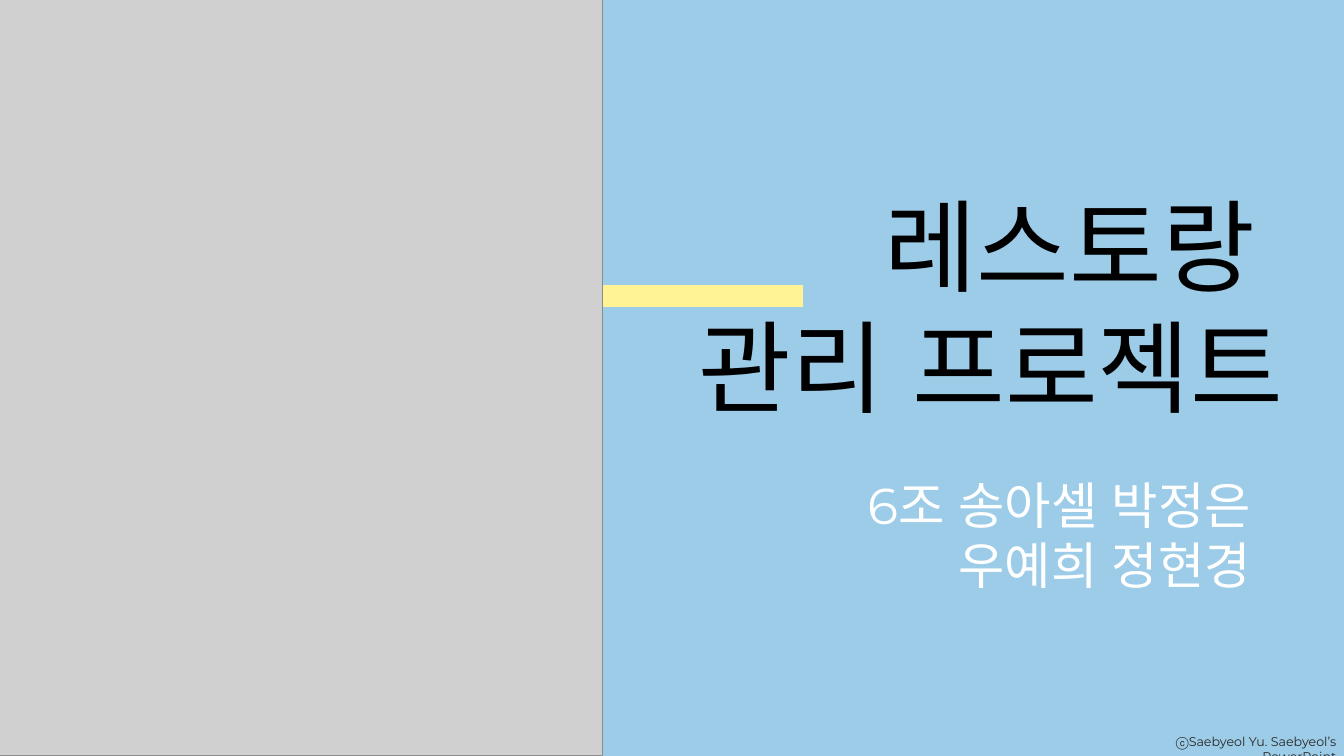
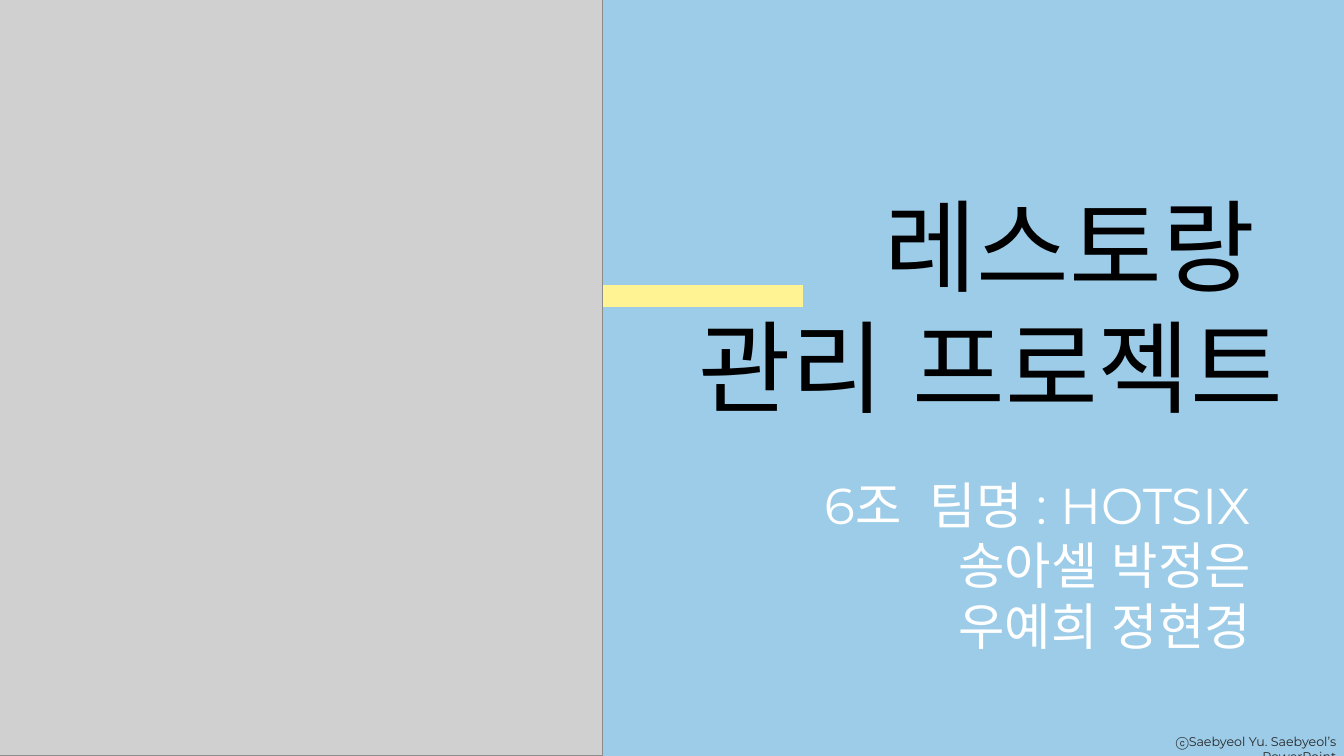
Before and after one commit to 63building/restaurant, a slide deck: slide 1 of 레스토랑 예약 프로젝트 발표 최종본.pptx. Drawn at 1344x756 pixels with LibreOffice and Linux fonts; fonts in the diff are those of the drawing; grey boxes stand for pictures. Boxes give left, top, right and bottom in pixels: in the first picture for what was removed or moved away, otherwise in the second. Text is boxed around its words. In the diff, an @@ line names an element or a change of style, - is before the commit and + after.

```diff
--- a/레스토랑 예약 프로젝트 발표 최종본.pptx
+++ b/레스토랑 예약 프로젝트 발표 최종본.pptx
@@ text at (824, 482, 1251, 588): text changed @@
-6조 송아셀 박정은
+6조 팀명 : HOTSIX
+송아셀 박정은
```
Also in this commit, not shown: 5 other slides changed, 1 other file.
